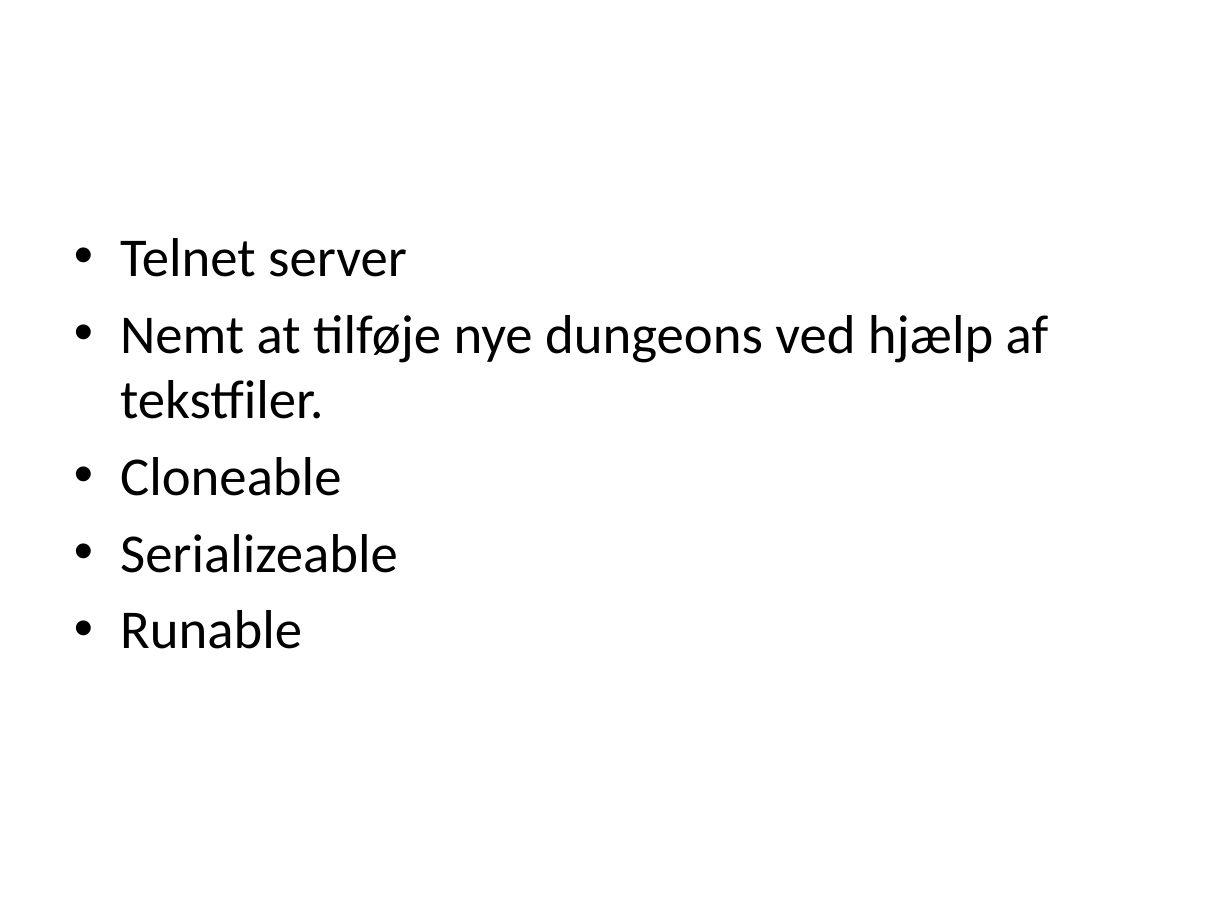
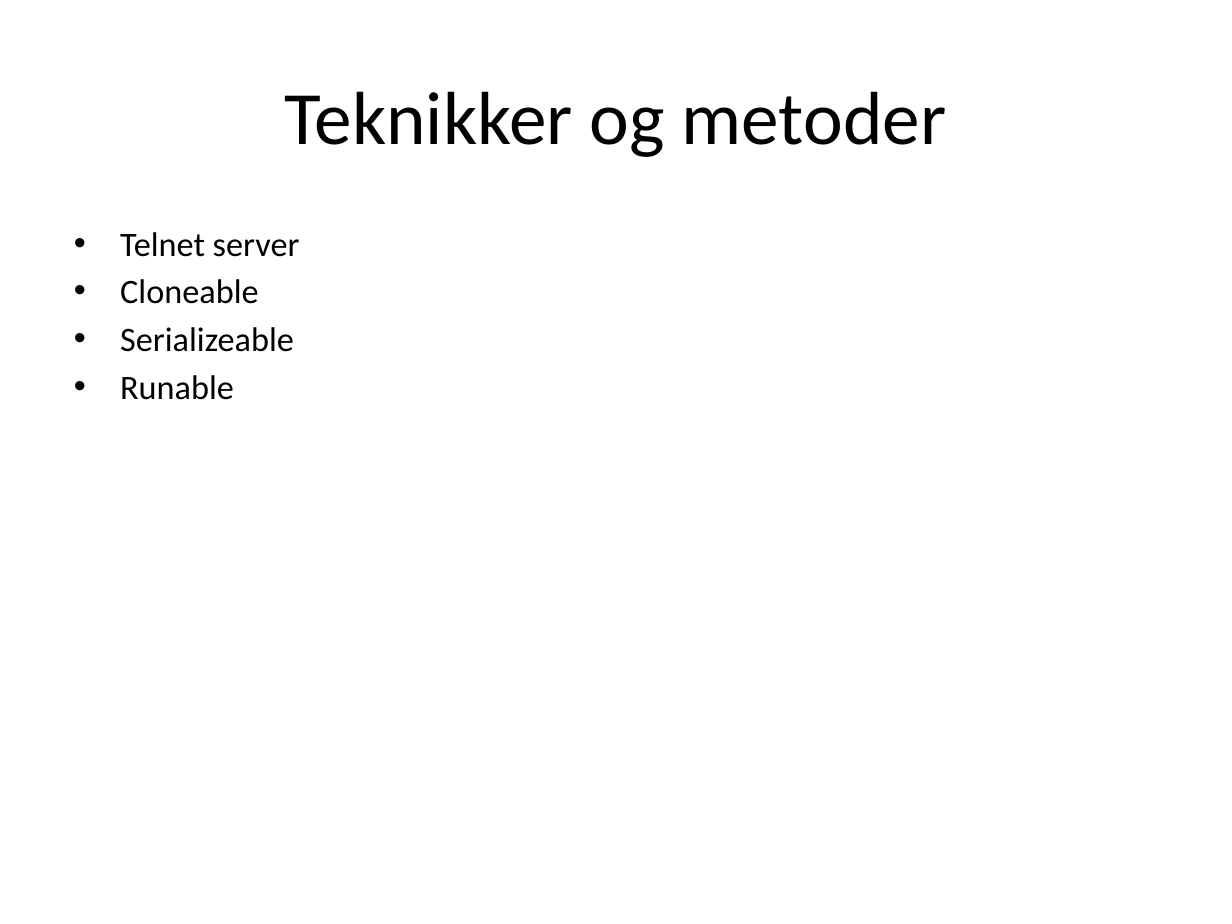
Before and after one commit to wazaap/mud, a slide deck: slide 2 of Præsentations guf.pptx. Drawn at 1232x924 pixels with LibreOffice and Linux fonts; fonts in the diff are those of the drawing. Boxes give left, top, right and bottom in pixels: in the first picture for what was removed or moved away, otherwise in the second. Text is boxed around its words. In the diff, an @@ line names an element or a change of style, - is before the commit and + after.

```diff
--- a/Præsentations guf.pptx
+++ b/Præsentations guf.pptx
@@ title added at (285, 91, 946, 157), 44 pt, text #000000 @@
+Teknikker og metoder
@@ text "Telnet server" at (120, 232, 300, 400): size 32 to 20 pt; less space between paragraphs @@
@@ text at (120, 315, 1049, 419): paragraph removed @@
-• Nemt at tilføje nye dungeons ved hjælp af tekstfiler.
```
Also in this commit, not shown: 2 slides added, 5 other files.
